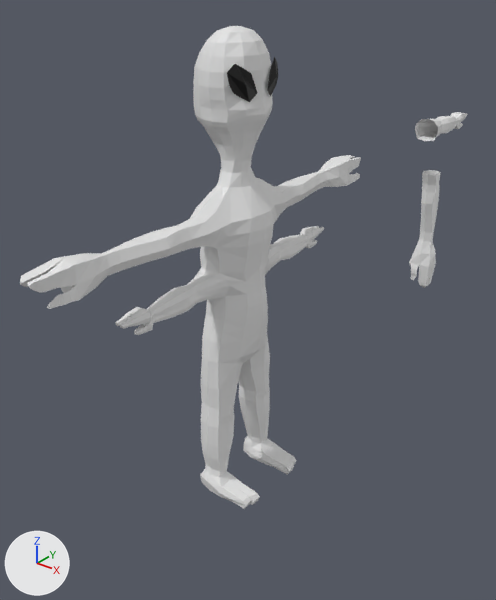
The Blender file meshes/Alien Mesh/Alien.blend: old version first, new version second.
Both versions are drawn from a 50 mm camera at (1.25, -1.56, 1.68) aimed at (-0.07, 0.1, 0.66). The lights are fixed; the arrows at lower left show +X, +Y and +Z.

Names of what the first picture shows: 'Alien', 'EyeL1', 'EyeR1', 'Large Arm', 'Small Arm'.
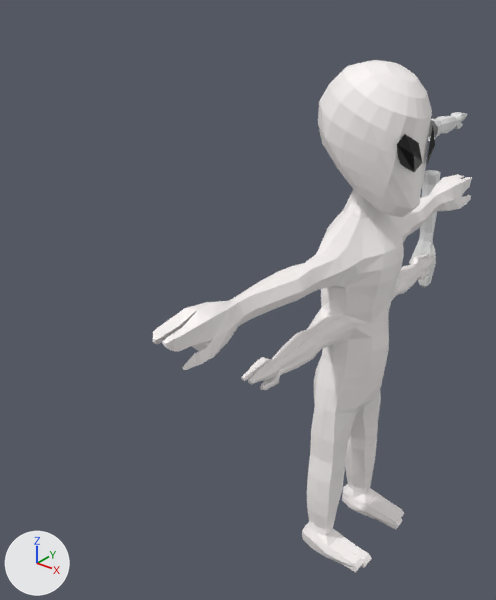
Boxes (x1, y1, x2, y2) around the edits, measured in the pictures (496 x 600 px; the box of a moved part takes in the faces that stretch with it):
'Alien', reshaped, moved (6% narrower)
    before: (20, 26, 361, 509)
    after: (153, 60, 472, 572)
'EyeR1', hidden (black)
    before: (227, 64, 257, 102)
'EyeR1.001', added (black)
    after: (397, 134, 422, 172)
'EyeL1', hidden
    before: (267, 57, 278, 96)
'EyeL1.001', added
    after: (427, 125, 435, 164)
part 1 of me_cube_006, moved or reshaped
    before: (188, 26, 273, 262)
    after: (318, 60, 432, 303)
part 2 of me_cube_006, surface changed
    before: (225, 146, 256, 182)
    after: (356, 200, 362, 207)
part 3 of me_cube_006, recoloured
    before: (20, 155, 361, 509)
    after: (153, 174, 472, 572)

What changed in the scene script:
```text
Add img_alienmat:
    img_alienmat = load_image('AlienMat', 'AlienMat.png', 2048, 2048, 'sRGB')
Add mat_material:
    mat_material = principled_material('Material')
    mat_material.texture = img_alienmat
Change me_cube_006:
    used by ob_alien; location = (-0.046, 0.0, 0.799); scale = (0.338, 0.338, 0.338)
    remove me_cube_006.from_pydata(...)  # 1429 vertices, 1426 faces; spans x -0.4..0.5, y -2.19..2.26, z -2.36..2.17
    add me_cube_006.from_pydata(...)  # 1517 vertices, 1518 faces; spans x -0.4..0.5, y -2.19..2.26, z -2.36..1.99
    me_cube_006 part 1: 65 vertices moved from x -0.39..0.19, y -0.52..0.35, z 0.38..1.5 to x -0.27..0.2, y -0.51..0.35, z 0.35..1.24; 134 vertices removed from x -0.4..0.32, y -0.5..0.41, z 0.37..2.17; 222 vertices added at x -0.4..0.44, y -0.52..0.57, z 0.34..1.99
    me_cube_006 part 2: 9 kept faces spanning x 0.0..0.2, y -0.12..0.26, z 0.86..1.0 get new texture (UV) coordinates
    me_cube_006 part 3: 1253 faces spanning x -0.28..0.5, y -2.19..2.26, z -2.36..1.01 switch from no material to mat_material (picture img_alienmat)
Change ob_eyel1:
    ob_eyel1.location: (-0.034, -0.00289, 1.633) -> (-0.0223, -0.00289, 1.633)
    add ob_eyel1.hide_set(True)
Change ob_eyer1:
    ob_eyer1.location: (-0.0323, 0.0295, 1.631) -> (-0.0206, 0.0295, 1.631)
    add ob_eyer1.hide_set(True)
Change ob_alien:
    ob_alien.location: (-0.046, 0.0, 0.799) -> (0.396, 0.0, 0.799)
Add ob_eyer1_001:
    ob_eyer1_001 = bpy.data.objects.new('EyeR1.001', me_circle_002.copy())  # the mesh of ob_eyer1
    ob_eyer1_001.parent = ob_alien
    ob_eyer1_001.matrix_parent_inverse = Matrix(((2.959, 0.0, 0.0, -1.171), (0.0, 2.959, 0.0, 0.0), (0.0, 0.0, 2.959, -2.365), (0.0, 0.0, 0.0, 1.0)))
    ob_eyer1_001.location = (0.478, 0.0307, 1.498)
    ob_eyer1_001.rotation_euler = (0.0, -1.571, 0.0)  # degrees (0, -90, 0)
    ob_eyer1_001.scale = (-0.104, -0.104, -0.104)
    ob_eyer1_001.material_slots[0].link = 'OBJECT'; ob_eyer1_001.material_slots[0].material = mat_material_001  # black #000000
Add ob_eyel1_001:
    ob_eyel1_001 = bpy.data.objects.new('EyeL1.001', me_circle_001.copy())  # the mesh of ob_eyel1
    ob_eyel1_001.parent = ob_alien
    ob_eyel1_001.matrix_parent_inverse = Matrix(((2.959, 0.0, 0.0, -1.171), (0.0, 2.959, 0.0, 0.0), (0.0, 0.0, 2.959, -2.365), (0.0, 0.0, 0.0, 1.0)))
    ob_eyel1_001.location = (0.476, -0.0122, 1.499)
    ob_eyel1_001.rotation_euler = (0.0, 1.571, 0.0)  # degrees (0, 90, 0)
    ob_eyel1_001.scale = (0.104, 0.104, 0.104)
    ob_eyel1_001.material_slots[0].link = 'OBJECT'; ob_eyel1_001.material_slots[0].material = mat_material_001  # black #000000
```
